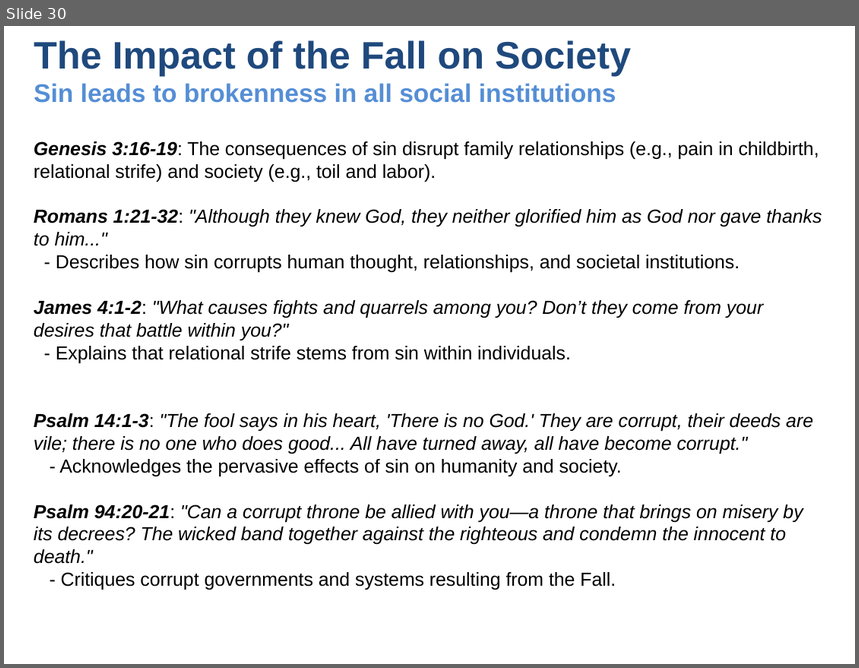
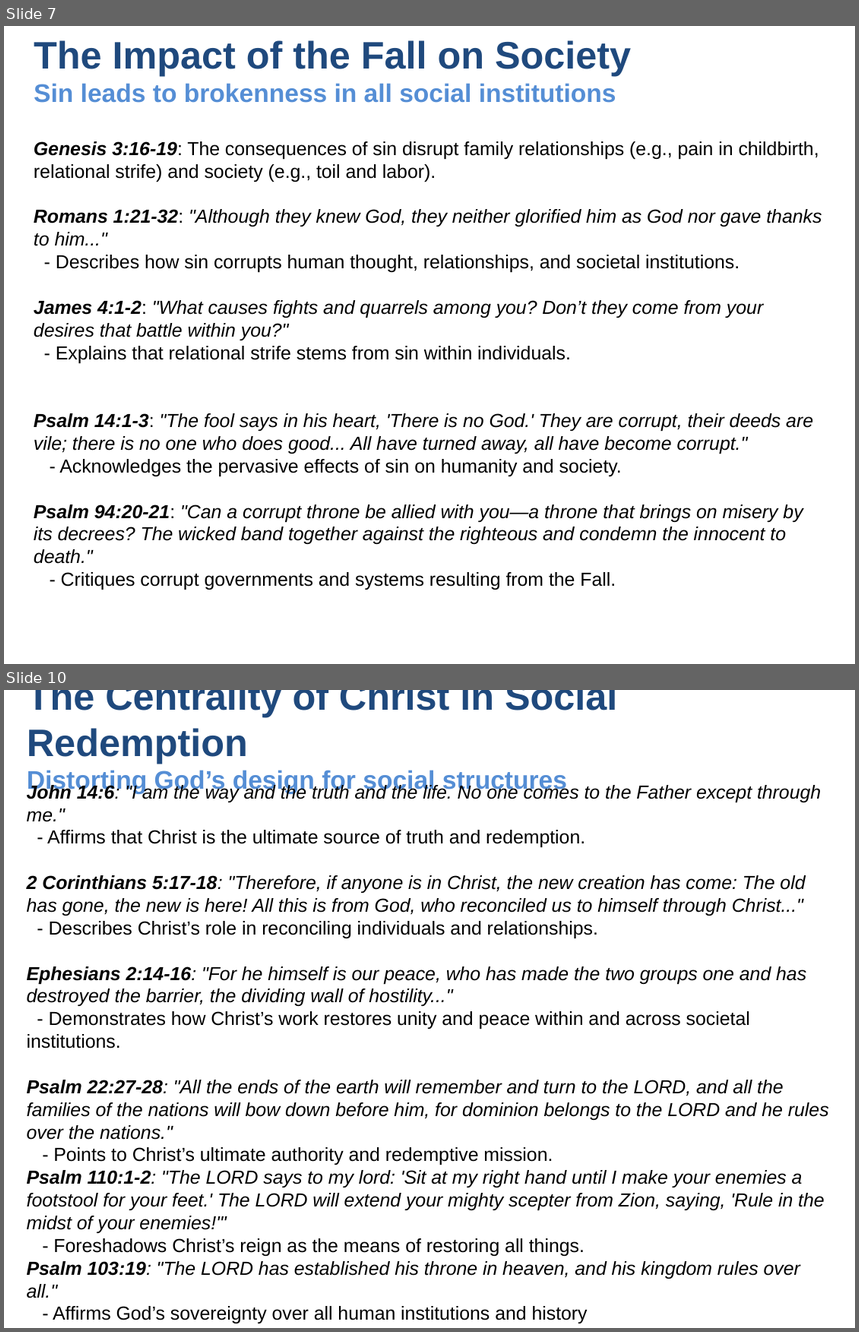
Before and after one commit to UsefulEngines/EvangelismPublic, a slide deck: 2024-Q4/2024-11-24/2024-11-24-Psalms.pptx. Shown one above the other, each under a label of ours: slide 30 before the commit, slides 7 and 10 after it; the slides between them are not shown. The pictures are 859x668 and 859x1332 pixels, drawn with LibreOffice and Linux fonts; fonts in the diff are those of the drawing. Boxes give left, top, right and bottom in pixels: in the first picture for what was removed or moved away, otherwise in the second. Text is boxed around its words. In the diff, an @@ line names an element or a change of style, - is before the commit and + after.

```diff
--- a/2024-Q4/2024-11-24/2024-11-24-Psalms.pptx
+++ b/2024-Q4/2024-11-24/2024-11-24-Psalms.pptx
@@ slide 10 added at (4, 690, 855, 1328), background #FFFFFF @@
@@ title added at (27, 690, 617, 793), 21.6 pt, text #558ED5, bold @@
+The Centrality of Christ in Social Redemption
+Distorting God’s design for social structures
@@ text added at (27, 783, 829, 1324), 16 pt, text #000000, italic @@
+John 14:6: "I am the way and the truth and the life. No one comes to the Father except through me."
+- Affirms that Christ is the ultimate source of truth and redemption.
+2 Corinthians 5:17-18: "Therefore, if anyone is in Christ, the new creation has come: The old has gone, the new is here! All this is from God, who reconciled us to himself through Christ..."
+- Describes Christ’s role in reconciling individuals and relationships.
+Ephesians 2:14-16: "For he himself is our peace, who has made the two groups one and has destroyed the barrier, the dividing wall of hostility..."
+- Demonstrates how Christ’s work restores unity and peace within and across societal institutions.
+Psalm 22:27-28: "All the ends of the earth will remember and turn to the LORD, and all the families of the nations will bow down before him, for dominion belongs to the LORD and he rules over the nations."
+- Points to Christ’s ultimate authority and redemptive mission.
+Psalm 110:1-2: "The LORD says to my lord: 'Sit at my right hand until I make your enemies a footstool for your feet.' The LORD will extend your mighty scepter from Zion, saying, 'Rule in the midst of your enemies!'"
+- Foreshadows Christ’s reign as the means of restoring all things.
+Psalm 103:19: "The LORD has established his throne in heaven, and his kingdom rules over all."
+- Affirms God’s sovereignty over all human institutions and history
@@ what was slide 30 is now slide 7 @@
```
Also in this commit, not shown: 6 slides changed, 1 other slide added, 22 slides removed.
